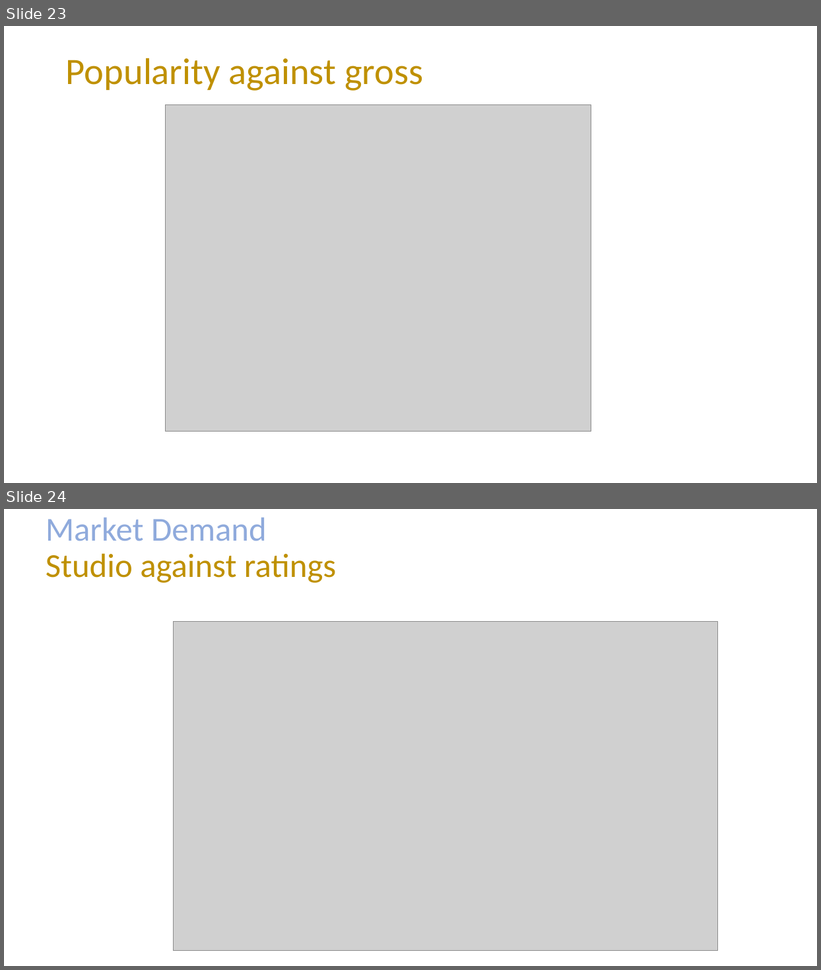
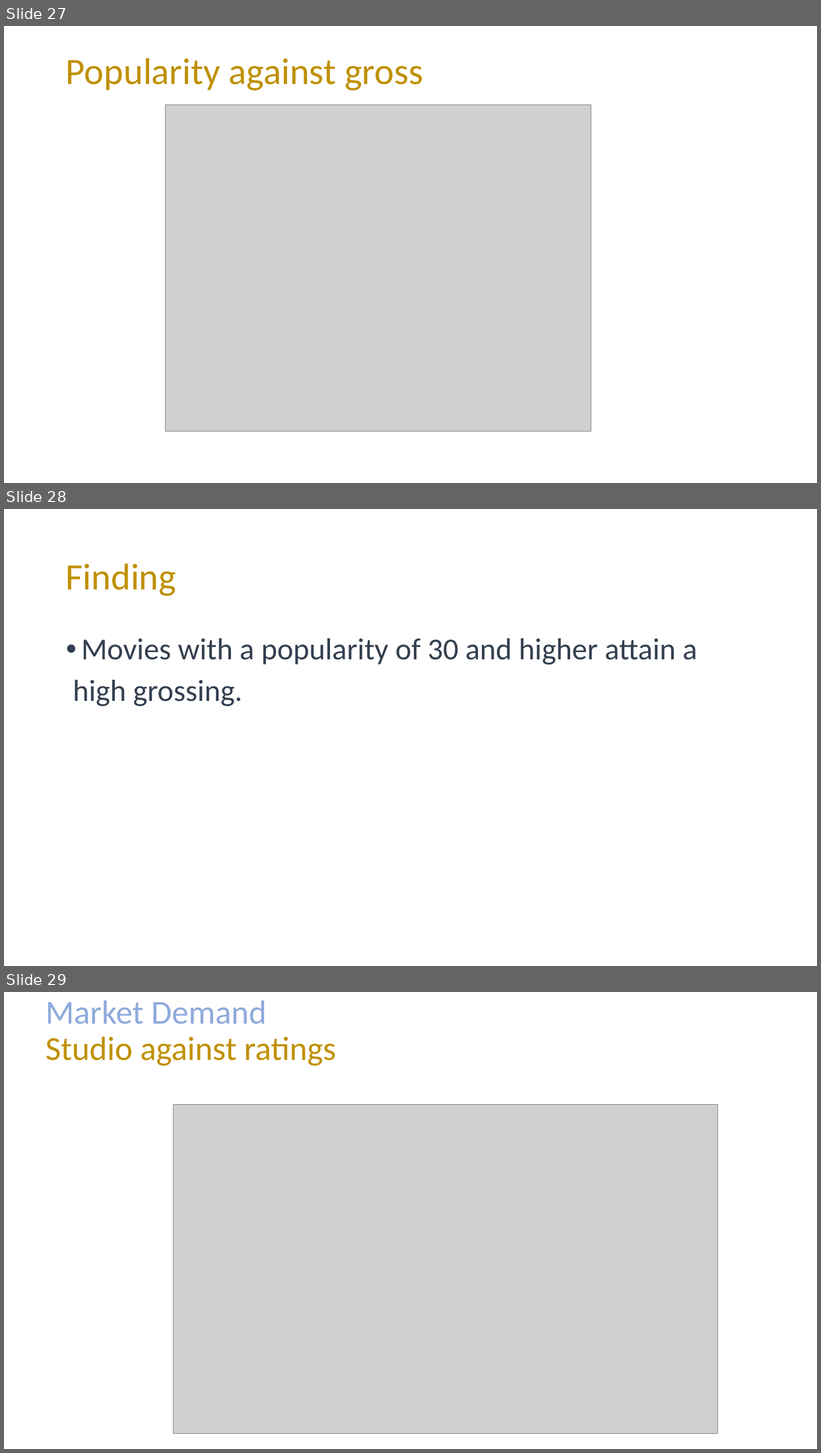
Before and after one commit to mading225/GROUP-6-PROJECT-, a slide deck: project.pptx. Shown one above the other, each under a label of ours: slides 23 and 24 before the commit, slides 27, 28 and 29 after it. The pictures are 821x970 and 821x1453 pixels, drawn with LibreOffice and Linux fonts; fonts in the diff are those of the drawing; grey boxes stand for pictures. Boxes give left, top, right and bottom in pixels: in the first picture for what was removed or moved away, otherwise in the second. Text is boxed around its words. In the diff, an @@ line names an element or a change of style, - is before the commit and + after.

Commit message:
Add findings

```diff
--- a/project.pptx
+++ b/project.pptx
@@ slide 28 added at [4, 509, 817, 966], background #FFFFFF @@
@@ title added at [66, 563, 176, 596], 44 pt, text #BF9000 @@
+Finding
@@ text added at [73, 638, 697, 706], 36 pt, text #333F50 @@
+• Movies with a popularity of 30 and higher attain a
+high grossing.
@@ what was slide 23 is now slide 27 @@
@@ what was slide 24 is now slide 29 @@
```
Also in this commit, not shown: 7 slides changed, 10 other slides added.
